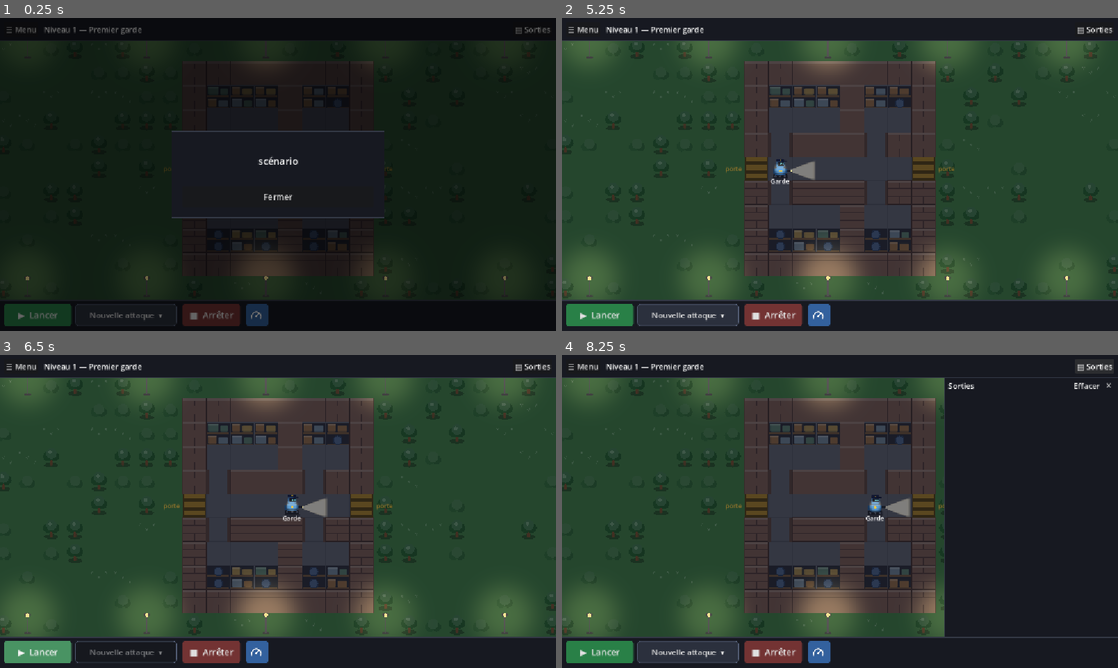
Above: before the commit, frames 1-4 (two rows, left to right).
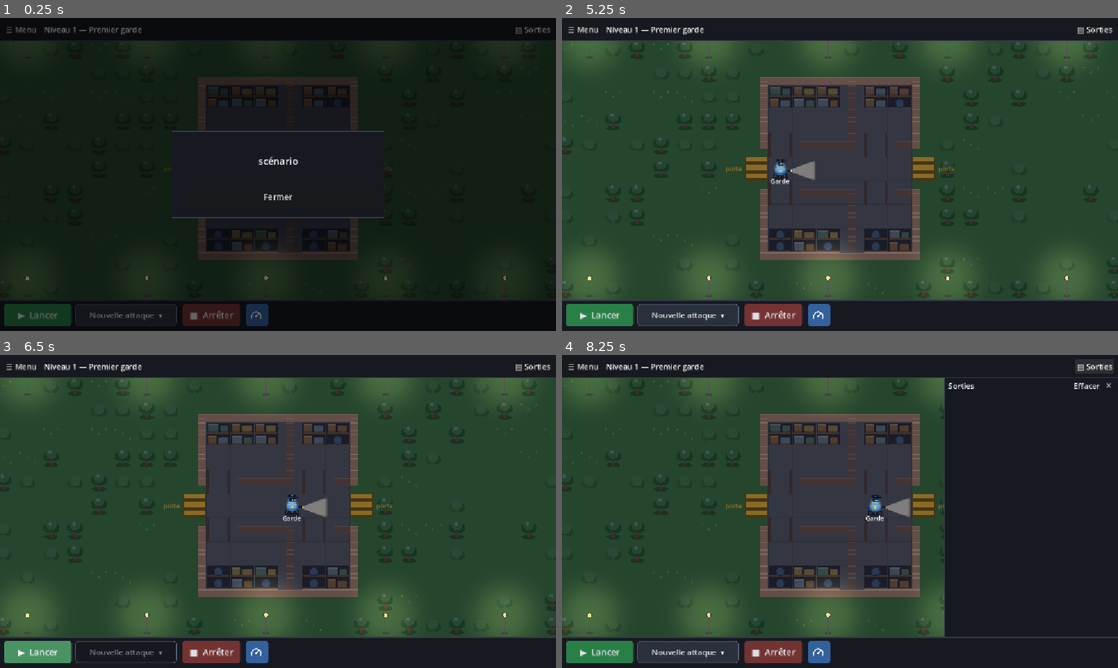
Above: after the commit, the same moments.

Repository: YohanPoirier/jeu_securite
Game: Godot game, scene res://main.tscn
Two runs of this game, one before a commit and one after it. Both use one fixed random seed, a clock stepped at 60 frames per second and the inputs below.
Inputs (mouse positions are in pixels of both pictures, inside the frame that each line leads up to):
- Up to frame 1 (0.25 s): no input
- Up to frame 2 (5.25 s): click "Nouvelle attaque ▾" at 0.5 s; click "Nouvelle attaque ▾" at 1.25 s; click "▶ Lancer" at 2 s; click "■ Arrêter" at 2.75 s; click (817, 315) at 3.52 s; click "▤ Sorties" at 4.25 s; click "Fermer" at 5 s
- Up to frame 3 (6.5 s): click "▶ Lancer" at 5.75 s
- Up to frame 4 (8.25 s): click "■ Arrêter" at 6.5 s; click (817, 652) at 7.27 s; click "▤ Sorties" at 8 s

The runs differ from the first frame. In frame 1, 0.8% of the frame differs, in the area x 35-68%, y 13-83%; in frame 2, 9.7%, in the area x 32-68%, y 13-83%; in frame 3, 9.7%; in frame 4, 9.7%.

Commit message:
Murs fins (THIN_WALLS), nuit limitée à l'intérieur de l'entrepôt
Co-Authored-By: Claude Sonnet 5.5 <noreply@anthropic.com>
Claude-Session: https://claude.ai/code/session_01Qn8oNbxsrQNPS2EWgssgFJ

Diff:
--- a/scripts/rail_view.gd
+++ b/scripts/rail_view.gd
@@ -368,23 +368,25 @@
 		for j in room.w:
 			_draw_shelf(_cell_rect(lay, room.c0 + j, 2), room.c0 + j, 2)
 			_draw_shelf(_cell_rect(lay, room.c0 + j, ROWS - 3), room.c0 + j, ROWS - 3)
+	var walls: Dictionary = {}
 	# murs : pourtour, cloisons du couloir (avec une ouverture par salle) et séparations de salles
 	for c in range(2, right + 1):
-		_draw_wall(_cell_rect(lay, c, 1))
-		_draw_wall(_cell_rect(lay, c, ROWS - 2))
+		_add_wall(walls, c, 1)
+		_add_wall(walls, c, ROWS - 2)
 	for r in range(1, ROWS - 1):
 		if r != RAIL_ROW:
-			_draw_wall(_cell_rect(lay, 2, r))
-			_draw_wall(_cell_rect(lay, right, r))
+			_add_wall(walls, 2, r)
+			_add_wall(walls, right, r)
 	for c in range(k, right):
 		for r in [RAIL_ROW - 1, RAIL_ROW + 1]:
 			if door_cols.has(c):
 				_draw_doorway(_cell_rect(lay, c, r))
 			else:
-				_draw_wall(_cell_rect(lay, c, r))
+				_add_wall(walls, c, r)
 	for c in sep_cols:
 		for r in [2, 3, ROWS - 4, ROWS - 3]:
-			_draw_wall(_cell_rect(lay, c, r))
+			_add_wall(walls, c, r)
+	_draw_walls(lay, walls)
 	# portes aux extrémités du couloir
 	for gc in [k - 1, right]:
 		var gr := _cell_rect(lay, gc, RAIL_ROW)
@@ -398,6 +400,56 @@
 		HORIZONTAL_ALIGNMENT_RIGHT, cell * 1.9, 13, C_DOOR)
 	draw_string(font, _cell_rect(lay, right + 1, RAIL_ROW).position + Vector2(cell * 0.1, cell * 0.6), "porte",
 		HORIZONTAL_ALIGNMENT_LEFT, cell * 1.9, 13, C_DOOR)
+
+
+## Style des murs : true = traits fins (la case reste non marchable, mais le mur est dessiné étroit),
+## false = cases de mur pleines (ancien style).
+const THIN_WALLS := true
+const WALL_T := 0.34  # épaisseur d'un mur fin, en fraction de case
+
+
+func _add_wall(walls: Dictionary, c: int, r: int) -> void:
+	walls[Vector2i(c, r)] = true
+
+
+func _draw_walls(lay: Dictionary, walls: Dictionary) -> void:
+	for key in walls:
+		var rc := _cell_rect(lay, key.x, key.y)
+		if not THIN_WALLS:
+			_draw_wall(rc)
+			continue
+		var cell: float = lay.cell
+		var t := cell * WALL_T
+		var ctr := rc.get_center()
+		# la case de mur est du sol, sauf en bordure de l'entrepôt (pelouse dehors)
+		var outer: bool = key.y == 1 or key.y == ROWS - 2 or key.x == 2 or key.x == lay.k + lay.l
+		# en bordure, le mur se colle au bord intérieur de sa case (côté entrepôt)
+		if key.y == 1:
+			ctr.y = rc.end.y - t / 2.0
+		elif key.y == ROWS - 2:
+			ctr.y = rc.position.y + t / 2.0
+		if key.x == 2:
+			ctr.x = rc.end.x - t / 2.0
+		elif key.x == lay.k + lay.l:
+			ctr.x = rc.position.x + t / 2.0
+		if not outer:
+			draw_rect(rc, C_FLOOR)
+			draw_rect(rc, C_TILE, false, 1.0)
+		var parts: Array = [Rect2(ctr - Vector2(t, t) / 2.0, Vector2(t, t))]
+		if walls.has(key + Vector2i(1, 0)):
+			parts.append(Rect2(ctr.x, ctr.y - t / 2.0, rc.end.x - ctr.x, t))
+		if walls.has(key + Vector2i(-1, 0)):
+			parts.append(Rect2(rc.position.x, ctr.y - t / 2.0, ctr.x - rc.position.x, t))
+		if walls.has(key + Vector2i(0, 1)):
+			parts.append(Rect2(ctr.x - t / 2.0, ctr.y, t, rc.end.y - ctr.y))
+		if walls.has(key + Vector2i(0, -1)):
+			parts.append(Rect2(ctr.x - t / 2.0, rc.position.y, t, ctr.y - rc.position.y))
+		for pr in parts:
+			draw_rect(pr, C_WALL)
+		for pr in parts:  # arête claire en haut
+			draw_rect(Rect2(pr.position, Vector2(pr.size.x, minf(3.0, pr.size.y * 0.25))), C_WALL.lightened(0.22))
+		if parts.size() == 1:  # pilier isolé : contour
+			draw_rect(parts[0], C_MORTAR.darkened(0.2), false, 1.0)
 
 
 func _draw_wall(rc: Rect2) -> void:
@@ -546,7 +598,7 @@
 func _update_night(lay: Dictionary, lamps: Array, slots: Dictionary) -> void:
 	var cell: float = lay.cell
 	var mat: ShaderMaterial = _night.material
-	var box := Rect2(_cell_rect(lay, 2, 1).position, Vector2(cell * (lay.l + 2), cell * (ROWS - 2)))
+	var box := Rect2(_cell_rect(lay, lay.k, 2).position, Vector2(cell * lay.l, cell * (ROWS - 4)))
 	mat.set_shader_parameter("box", Vector4(box.position.x, box.position.y, box.size.x, box.size.y))
 	mat.set_shader_parameter("cell", cell)
 	var pos := PackedVector2Array()
